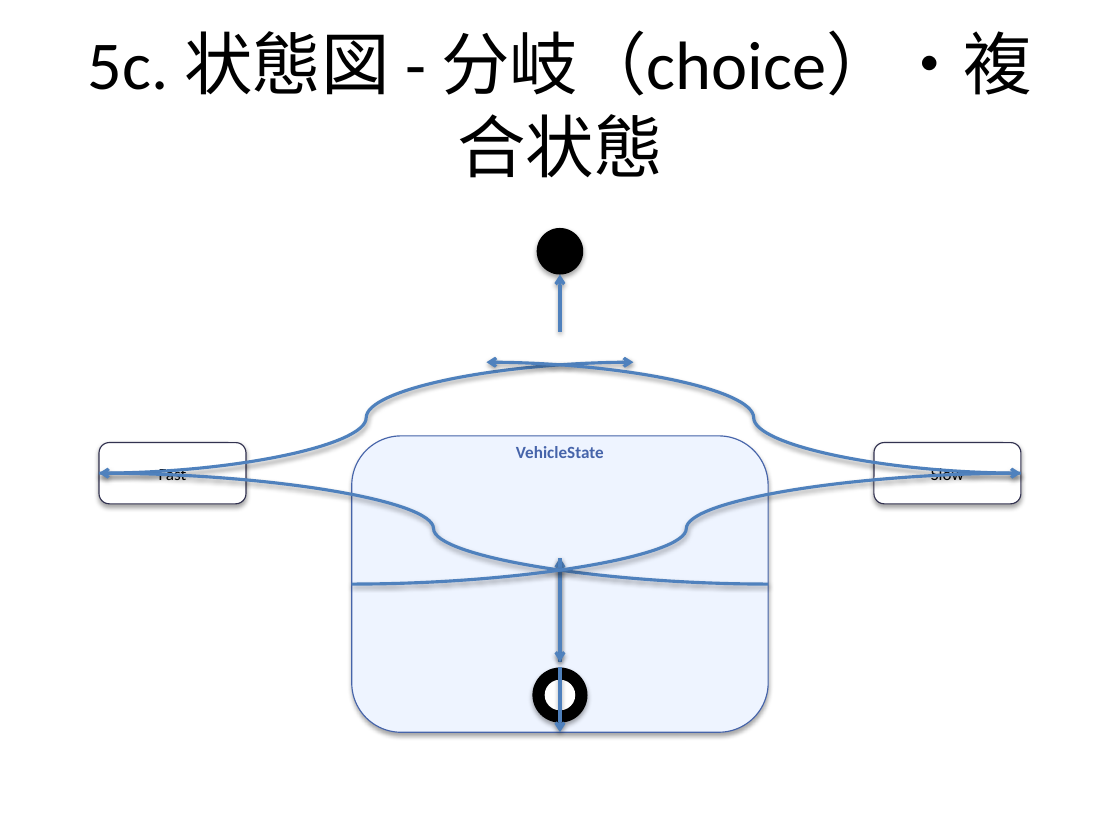
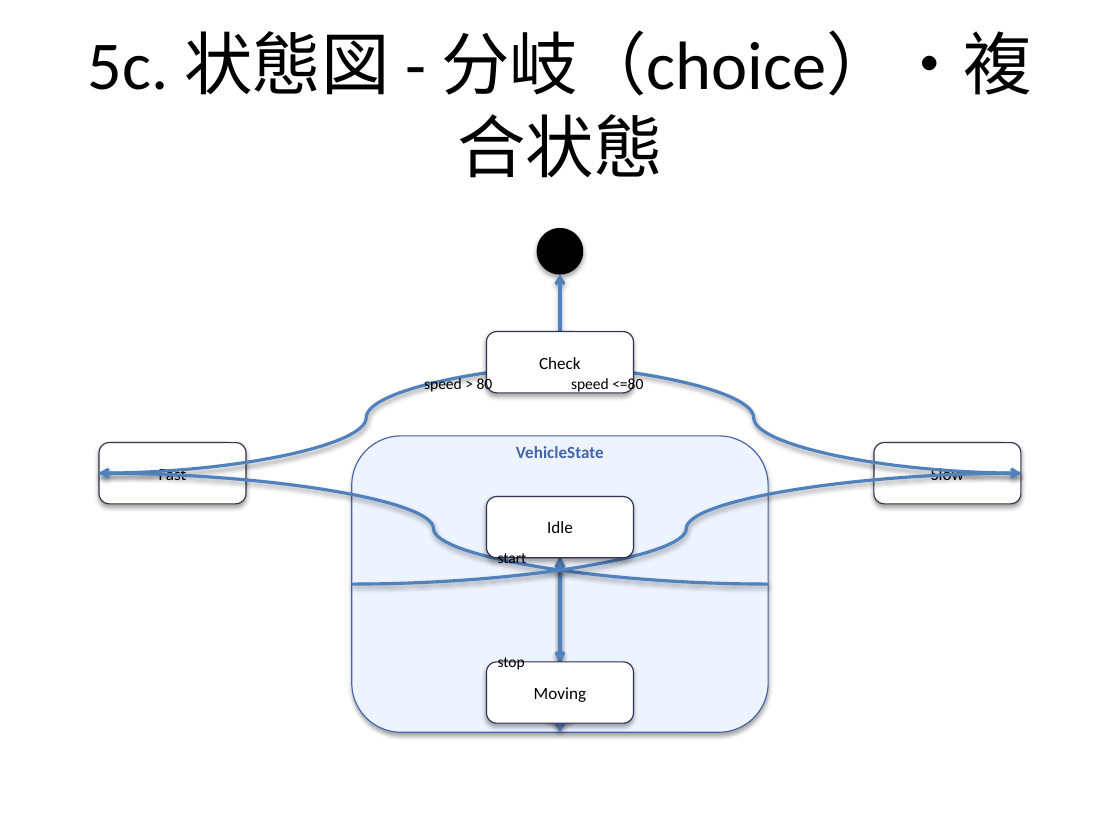
Before and after one commit to notfolder/qmd_to_pptx, a slide deck: slide 22 of demo_full.pptx. Drawn at 1120x840 pixels with LibreOffice and Linux fonts; fonts in the diff are those of the drawing. Boxes give left, top, right and bottom in pixels: in the first picture for what was removed or moved away, otherwise in the second. Text is boxed around its words. In the diff, an @@ line names an element or a change of style, - is before the commit and + after.

```diff
--- a/demo_full.pptx
+++ b/demo_full.pptx
@@ rounded rectangle added at bbox=[486, 332, 633, 393], fill #FFFFFF, outline #323250 0.75 pt, 11 pt, text #000000 @@
+Check
@@ text added at bbox=[424, 375, 493, 393], 10 pt, text #000000 @@
+speed > 80
@@ text added at bbox=[571, 375, 643, 393], 10 pt, text #000000 @@
+speed <=80
@@ rounded rectangle added at bbox=[486, 496, 633, 558], fill #FFFFFF, outline #323250 0.75 pt, 11 pt, text #000000 @@
+Idle
@@ text added at bbox=[498, 550, 527, 568], 10 pt, text #000000 @@
+start
@@ text added at bbox=[498, 657, 525, 670], 10 pt, text #000000 @@
+stop
@@ rounded rectangle added at bbox=[486, 662, 633, 724], fill #FFFFFF, outline #323250 0.75 pt, 11 pt, text #000000 @@
+Moving
```
Also in this commit, not shown: 8 other slides changed, 4 other files.
